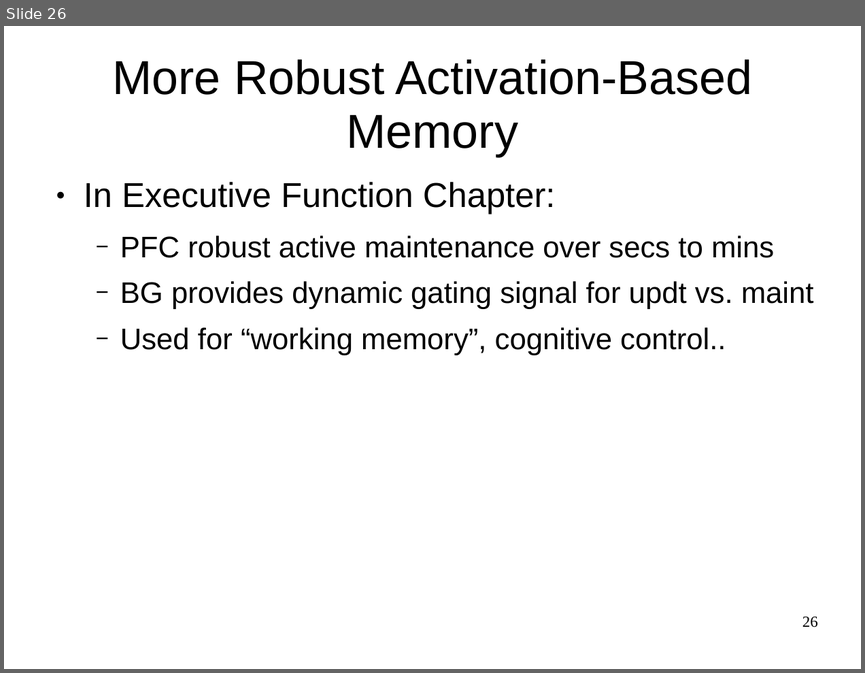
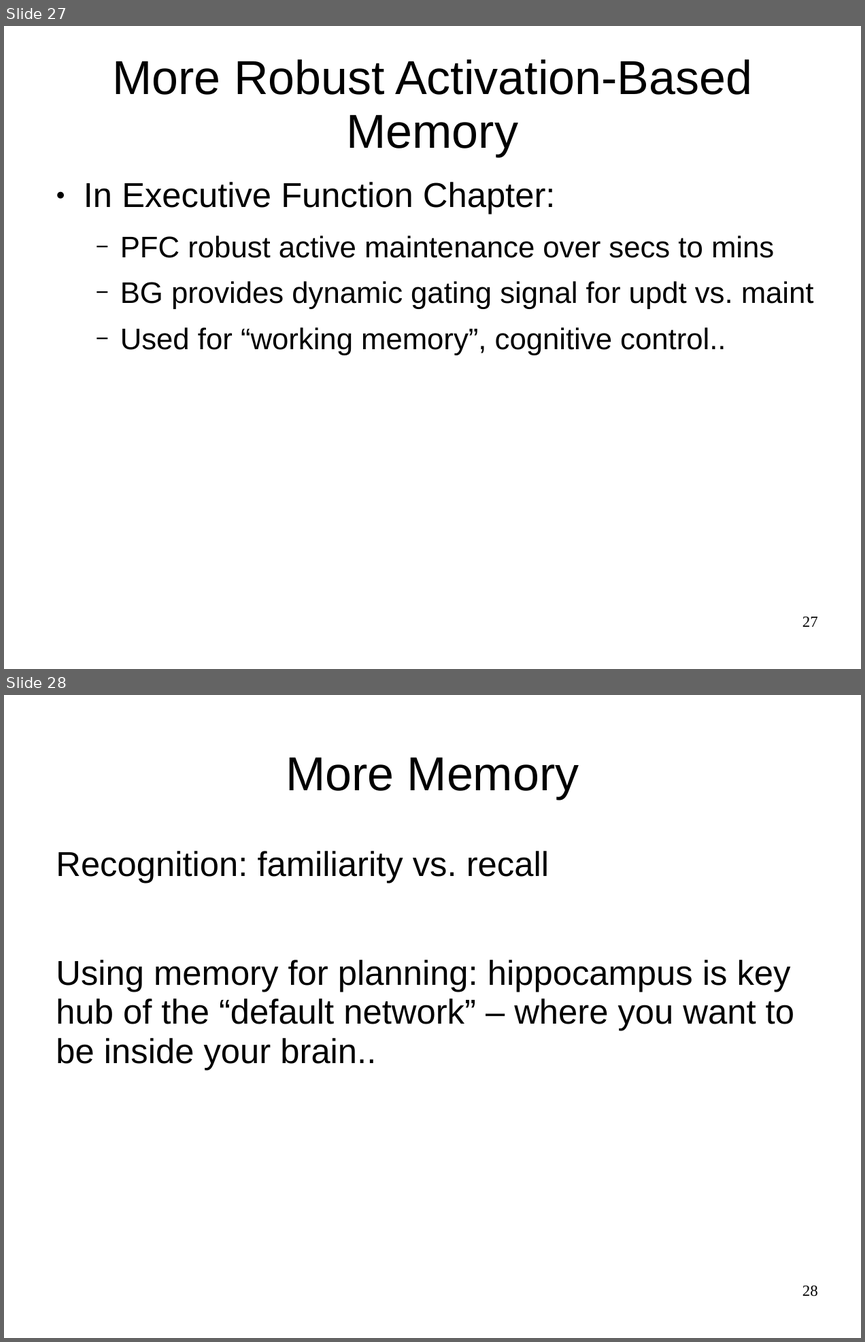
Before and after one commit to ccnlab/teaching, a slide deck: ccn/randy_slides/oreilly_ccn_memory.pptx. Shown one above the other, each under a label of ours: slide 26 before the commit, slides 27 and 28 after it. The pictures are 865x673 and 865x1342 pixels, drawn with LibreOffice and Linux fonts; fonts in the diff are those of the drawing; background and template pictures are left out. Boxes give left, top, right and bottom in pixels: in the first picture for what was removed or moved away, otherwise in the second. Text is boxed around its words. In the diff, an @@ line names an element or a change of style, - is before the commit and + after.

Commit message:
updated memory slides

```diff
--- a/ccn/randy_slides/oreilly_ccn_memory.pptx
+++ b/ccn/randy_slides/oreilly_ccn_memory.pptx
@@ slide 28 added at bbox=[4, 695, 861, 1338], background picture (left out) @@
@@ title added at bbox=[286, 758, 579, 799], 40 pt, text #000000 @@
+More Memory
@@ text added at bbox=[56, 851, 794, 1070], 29 pt, text #000000 @@
+Recognition: familiarity vs. recall
+Using memory for planning: hippocampus is key hub of the “default network” – where you want to be inside your brain..
@@ page number added at bbox=[802, 1285, 818, 1296], 13 pt, text #000000 @@
+28
@@ what was slide 26 is now slide 27 @@
@@ page number at bbox=[802, 616, 818, 626]: text changed @@
-26
+27
```
Also in this commit, not shown: 1 other slide added, 2 other files.
